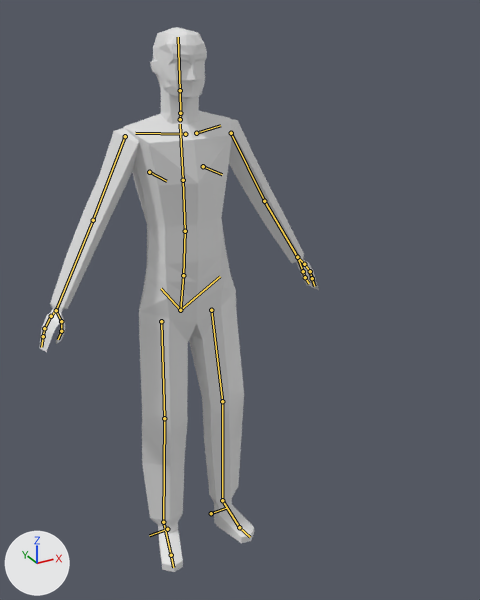
Renders of the Blender file Assets/3D/Arms/charaterblank.blend from each side of a commit.
Camera for both pictures: a 50 mm lens placed at (-0.846, -1.906, 1.916), pointed at (0.088, -0.208, 1.067). The lights are fixed; the arrows at lower left show +X, +Y and +Z. The bones that bend it are drawn over the model as lines.
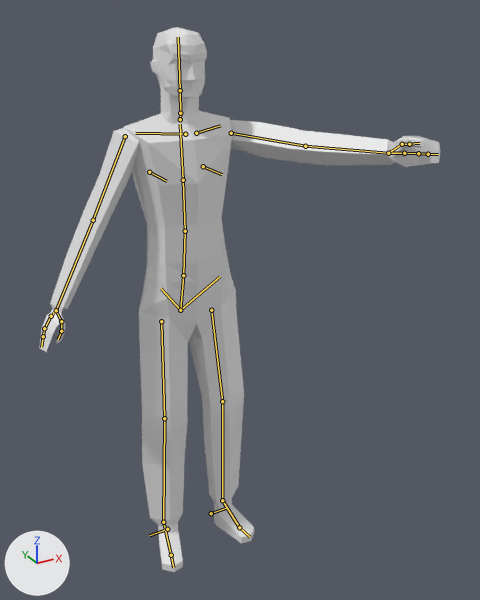
The newer file adds an action. The first version stands in its rest pose; the second is drawn at frame 30 of the action 'metarigAction'.

What differs and where, as boxes [x1, y1, x2, y2] in the pictures (480 x 600 px):
'Cube.002', posed (43% wider): before [40, 119, 319, 352]; after [40, 120, 440, 352]
bone 'upper_arm.L', root to tip: before (231, 133) to (264, 201); after (231, 133) to (305, 146)

What changed in the scene script:
```text
Change bone_upper_arm_l:
    where bone_upper_arm_l = bpy.data.objects['metarig'].pose.bones['upper_arm.L']  # child of 'shoulder.L'
    bone_upper_arm_l.rotation_quaternion: (1.0, 0.0, 0.0, 0.0) -> (0.73, 0.599, -0.322, -0.071)  # degrees (0, 0, 0) -> degrees (85, -23, -32)
```
